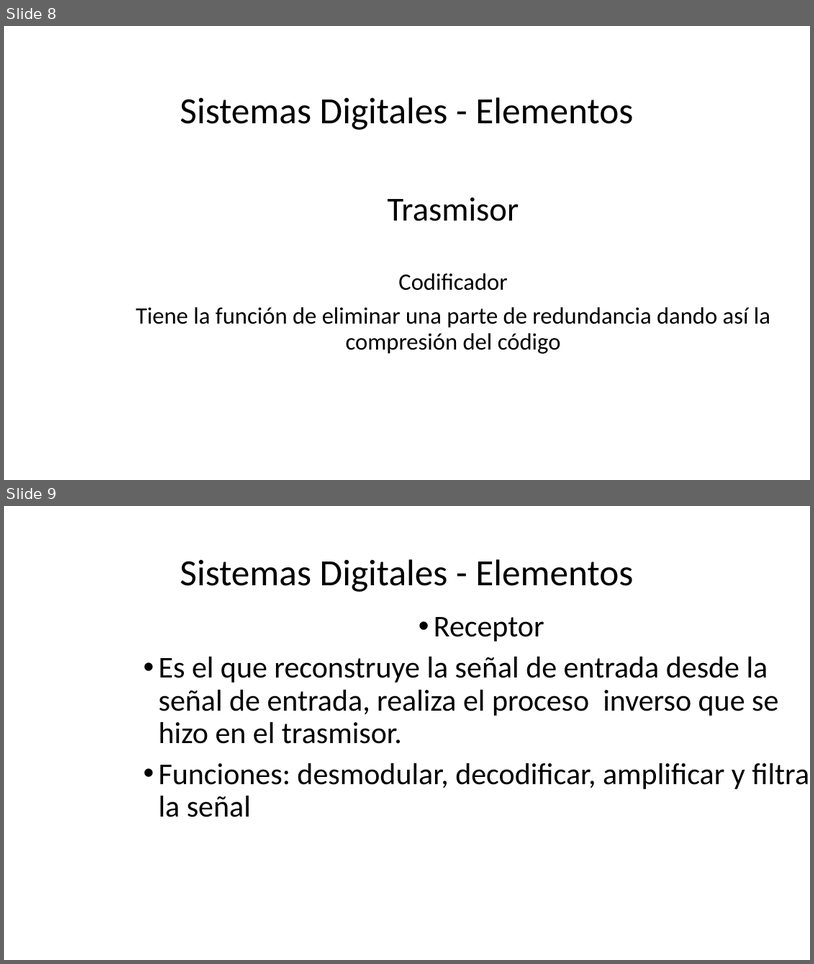
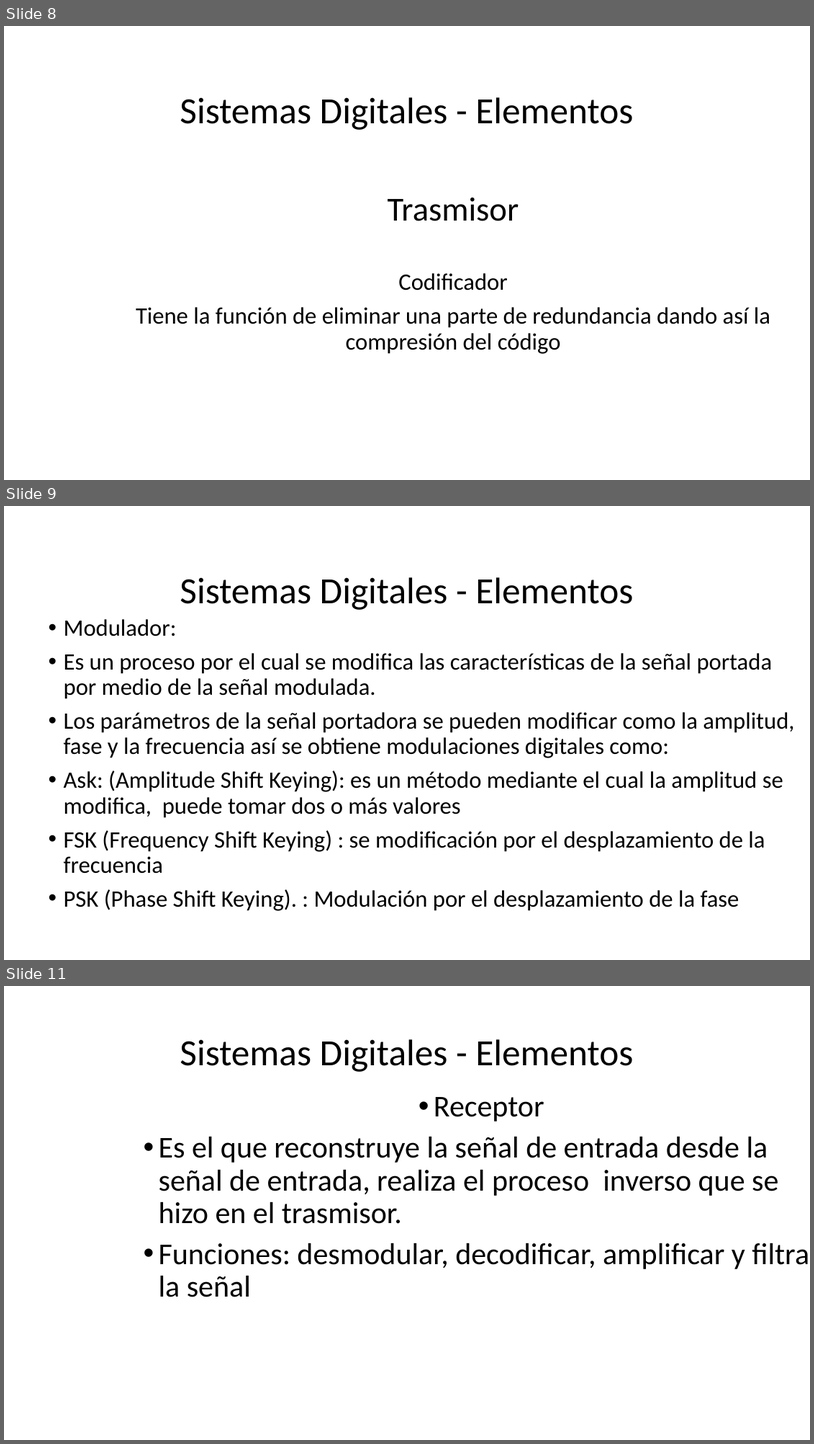
Before and after one commit to StalinMazaEpn/Proyecto_Comunicaciones, a slide deck: expo_comu.pptx. Shown one above the other, each under a label of ours: slides 8 and 9 before the commit, slides 8, 9 and 11 after it; the slides between them are not shown. The pictures are 814x964 and 814x1444 pixels, drawn with LibreOffice and Linux fonts; fonts in the diff are those of the drawing; background and template pictures are left out. Boxes give left, top, right and bottom in pixels: in the first picture for what was removed or moved away, otherwise in the second. Text is boxed around its words. In the diff, an @@ line names an element or a change of style, - is before the commit and + after.

Commit message:
elementos

```diff
--- a/expo_comu.pptx
+++ b/expo_comu.pptx
@@ slide 9 added at bbox=[4, 506, 810, 960], background picture (left out) @@
@@ title added at bbox=[180, 577, 633, 610], 44 pt, text #000000 @@
+Sistemas Digitales - Elementos
@@ text added at bbox=[64, 619, 795, 911], 28 pt, text #000000 @@
+• Modulador:
+• Es un proceso por el cual se modifica las características de la señal portada por medio de la señal modulada.
+• Los parámetros de la señal portadora se pueden modificar como la amplitud, fase y la frecuencia así se obtiene modulaciones digitales como:
+• Ask: (Amplitude Shift Keying): es un método mediante el cual la amplitud se modifica, puede tomar dos o más valores
+• FSK (Frequency Shift Keying) : se modificación por el desplazamiento de la frecuencia
+• PSK (Phase Shift Keying). : Modulación por el desplazamiento de la fase
@@ what was slide 9 is now slide 11 @@
```
Also in this commit, not shown: 2 other slides added.
